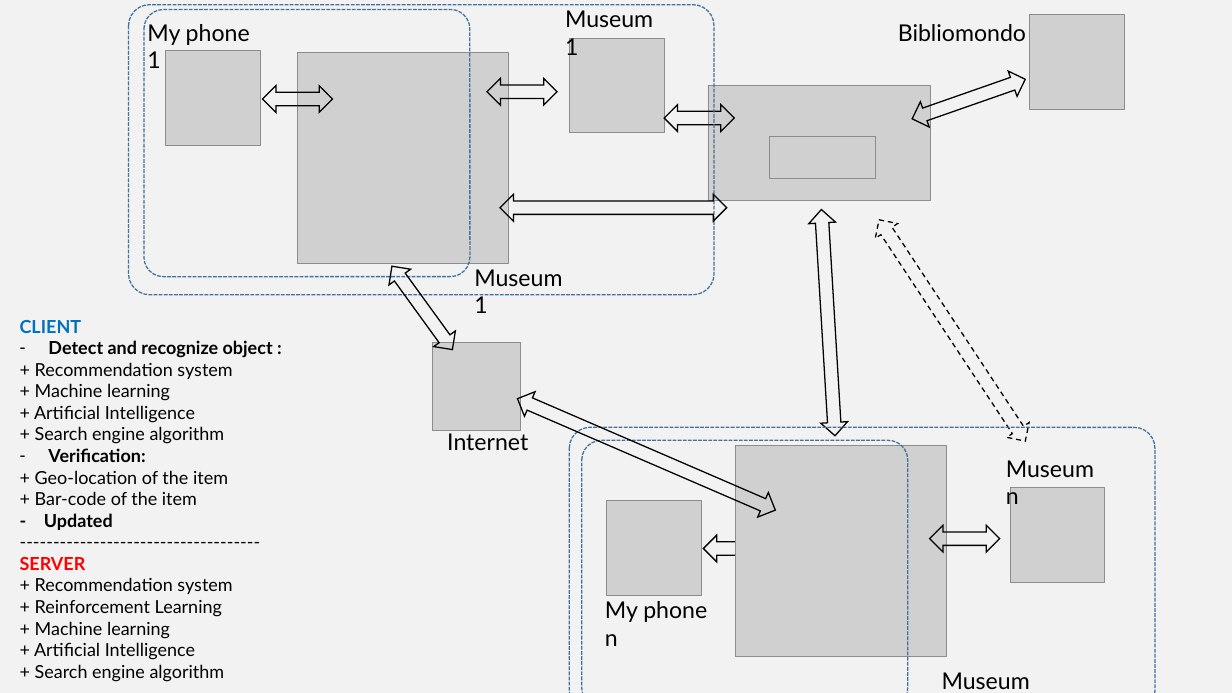
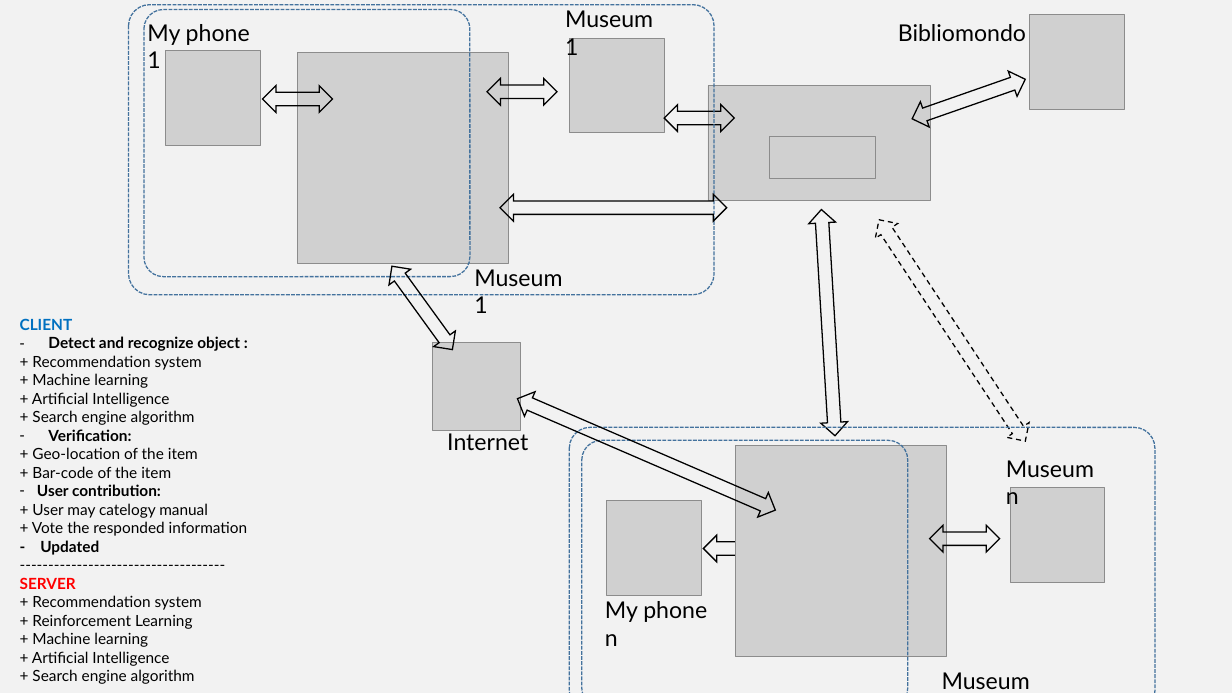
Before and after one commit to dungdovu/DGA1031, a slide deck: slide 6 of DGA1031/What is it.pptx. Drawn at 1232x693 pixels with LibreOffice and Linux fonts; fonts in the diff are those of the drawing; grey boxes stand for pictures. Boxes give left, top, right and bottom in pixels: in the first picture for what was removed or moved away, otherwise in the second. Text is boxed around its words. In the diff, an @@ line names an element or a change of style, - is before the commit and + after.

```diff
--- a/DGA1031/What is it.pptx
+++ b/DGA1031/What is it.pptx
@@ text at (20, 318, 240, 684): size 14 to 12 pt in "CLIENT", "Detect and recognize object :", "+ Recommendation system", "+ Machine learning" and 13 more places @@
@@ text at (32, 484, 248, 536): paragraphs added @@
+– User contribution:
++ User may catelogy manual
++ Vote the responded information
```
Also in this commit, not shown: 2 other slides changed.
